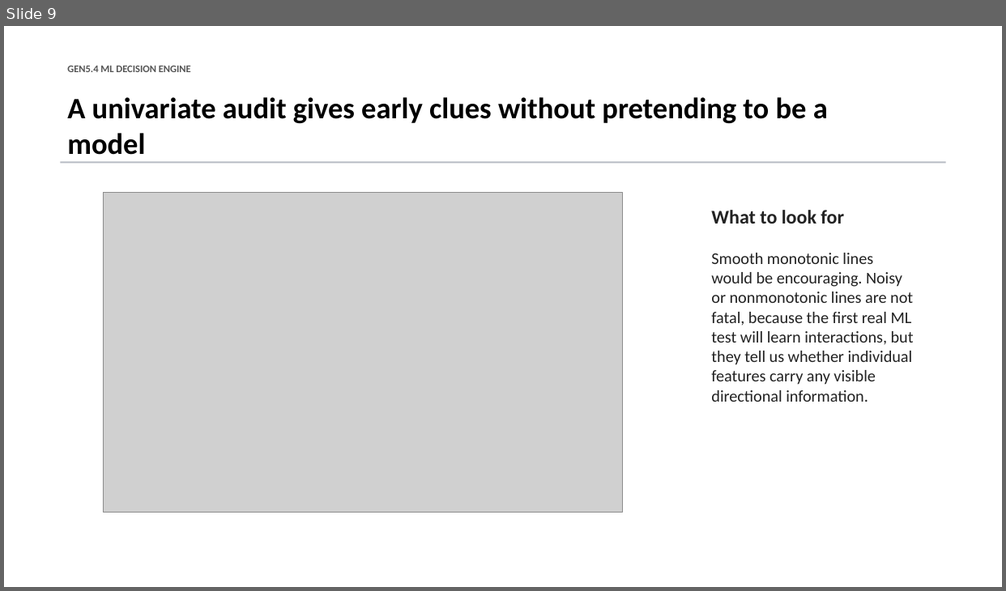
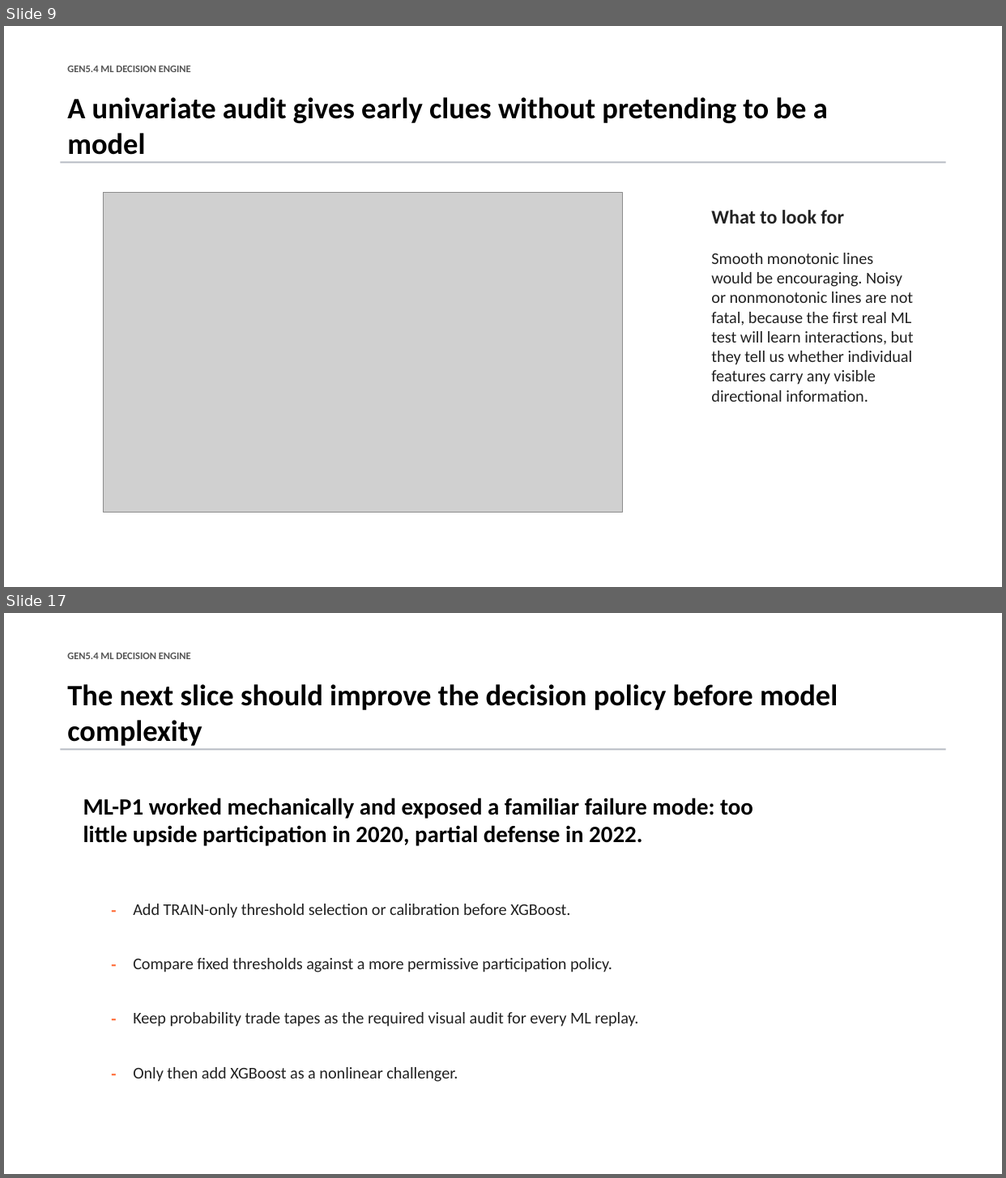
Before and after one commit to Francisc0Franc0/Time-Series-Modeling-Gen5, a slide deck: presentations/gen5_4_ml_decision_engine_incremental_build.pptx. Shown one above the other, each under a label of ours: slide 9 before the commit, slides 9 and 17 after it; the slides between them are not shown. The pictures are 1006x591 and 1006x1178 pixels, drawn with LibreOffice and Linux fonts; fonts in the diff are those of the drawing; grey boxes stand for pictures. Boxes give left, top, right and bottom in pixels: in the first picture for what was removed or moved away, otherwise in the second. Text is boxed around its words. In the diff, an @@ line names an element or a change of style, - is before the commit and + after.

Commit message:
Add Gen5.4 GLM replay diagnostic

```diff
--- a/presentations/gen5_4_ml_decision_engine_incremental_build.pptx
+++ b/presentations/gen5_4_ml_decision_engine_incremental_build.pptx
@@ slide 17 added at box(4, 613, 1002, 1174), background #FFFFFF @@
@@ text added at box(67, 653, 191, 659), 9.8 pt, text #555555, bold @@
+GEN5.4 ML DECISION ENGINE
@@ text added at box(67, 684, 837, 746), 28.5 pt, text #000000, bold @@
+The next slice should improve the decision policy before model complexity
@@ rectangle added at box(60, 748, 946, 750), fill #B8BCC4 @@
@@ text added at box(83, 798, 753, 846), 22.5 pt, text #000000, bold @@
+ML-P1 worked mechanically and exposed a familiar failure mode: too little upside participation in 2020, partial defense in 2022.
@@ text added at box(104, 896, 119, 916), 15.8 pt, text #FF6B35, bold @@
+-
@@ text added at box(133, 904, 570, 918), 15.8 pt, text #222222 @@
+Add TRAIN-only threshold selection or calibration before XGBoost.
@@ text added at box(104, 951, 119, 971), 15.8 pt, text #FF6B35, bold @@
+-
@@ text added at box(133, 958, 612, 973), 15.8 pt, text #222222 @@
+Compare fixed thresholds against a more permissive participation policy.
@@ text added at box(104, 1005, 119, 1025), 15.8 pt, text #FF6B35, bold @@
+-
@@ text added at box(133, 1012, 638, 1027), 15.8 pt, text #222222 @@
+Keep probability trade tapes as the required visual audit for every ML replay.
@@ text added at box(104, 1060, 119, 1080), 15.8 pt, text #FF6B35, bold @@
+-
@@ text added at box(133, 1067, 458, 1082), 15.8 pt, text #222222 @@
+Only then add XGBoost as a nonlinear challenger.
```
Also in this commit, not shown: 1 slide changed, 6 other slides added, 6 other files.
